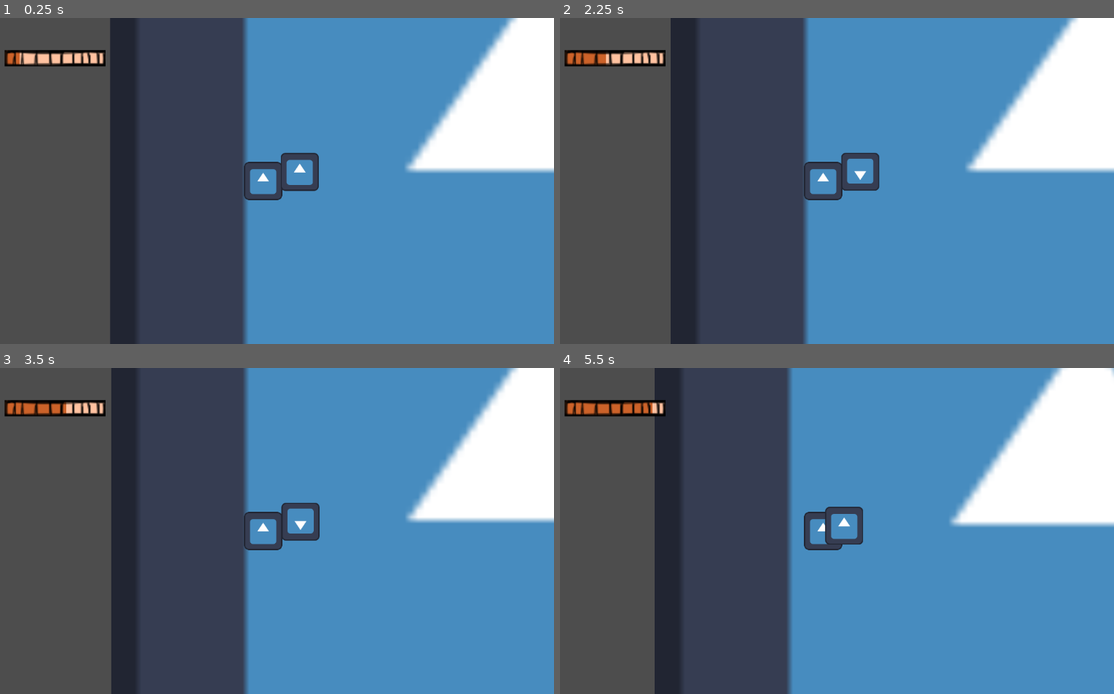
Above: before the commit, frames 1-4 (two rows, left to right).
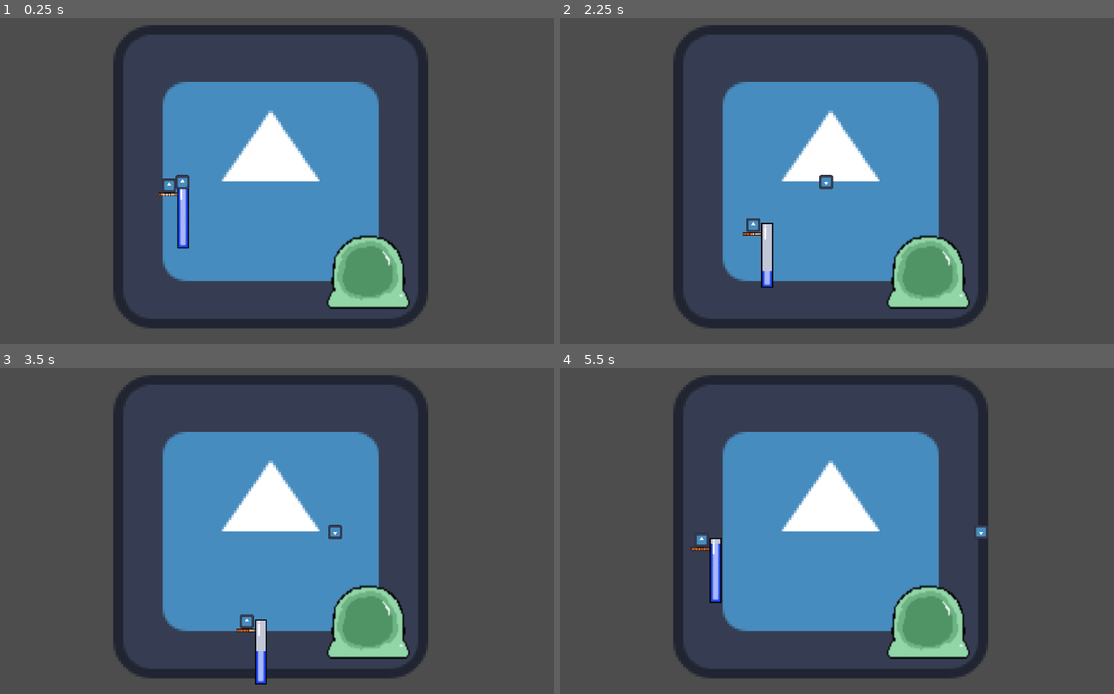
Above: after the commit, the same moments.

Repository: Eagleast/No_platform_the_game
Game: Godot game, scene res://Scenes/jumper_scene.tscn
Same seed, same stepped clock (60 frames per second), same inputs: the game is played once before the commit and once after it. The engine's default icon, where the game draws it, is replaced by a stand-in: a white triangle on a blue panel in a dark square.
Inputs (mouse positions are in pixels of both pictures, inside the frame that each line leads up to):
- Up to frame 1 (0.25 s): no input
- Up to frame 2 (2.25 s): tap Enter at 0.5 s; move the mouse to (953, 164) at 0.52 s; hold D (move_right, bound only after the commit) 0.53-1.28 s; tap Space (boost) at 0.6, 1.55, 2.1 s; tap Shift (dash, bound only after the commit) at 0.8, 1.35 s; move the mouse to (709, 197) at 1.27 s; hold S (move_down, bound only after the commit) 1.28-2.03 s; move the mouse to (881, 109) at 2.02 s; hold D (move_right, bound only after the commit) from 2.03 s (still down)
- Up to frame 3 (3.5 s): tap Shift (dash, bound only after the commit) at 2.3, 2.85 s; move the mouse to (232, 596) at 2.77 s; release D (move_right, bound only after the commit) at 2.78 s; hold W (move_up, bound only after the commit) from 2.78 s (still down); tap Space (boost) at 3.05 s
- Up to frame 4 (5.5 s): move the mouse to (997, 579) at 3.52 s; release W (move_up, bound only after the commit) at 3.53 s; hold A (move_left, bound only after the commit) 3.53-5.03 s; tap Space (boost) at 3.6, 4.55, 5.1 s; tap Shift (dash, bound only after the commit) at 3.8, 4.35, 5.3 s; tap R (reset) at 4.15 s; move the mouse to (648, 482) at 4.27 s; move the mouse to (853, 531) at 5.02 s; hold S (move_down, bound only after the commit) from 5.03 s (still down)

The runs differ from the first frame. In frame 1, 58% of the frame differs, in the area x 0-100%, y 0-100%; in frame 2, 59%; in frame 3, 59%; in frame 4, 59%.

Commit message:
ui following player and dash ui

Diff:
--- /dev/null
+++ b/Scenes/Ui/fuel_lvl.tscn
@@ -0,0 +1,17 @@
+[gd_scene load_steps=4 format=3 uid="uid://cagysqgd3nyht"]
+
+[ext_resource type="Texture2D" uid="uid://b44y58jte2cpy" path="res://Assets/UI/Fuel_bar/back.png" id="1_yx1f7"]
+[ext_resource type="Texture2D" uid="uid://bh87gplpyxxw2" path="res://Assets/UI/Fuel_bar/front.png" id="2_pedb4"]
+[ext_resource type="Texture2D" uid="uid://dlagrhv56p0yt" path="res://Assets/UI/Fuel_bar/progress.png" id="3_5qxg8"]
+
+[node name="Fuel_lvl" type="TextureProgressBar"]
+offset_left = 64.0
+offset_top = 64.0
+offset_right = 164.0
+offset_bottom = 80.0
+max_value = 1.0
+step = 0.01
+value = 1.0
+texture_under = ExtResource("1_yx1f7")
+texture_over = ExtResource("2_pedb4")
+texture_progress = ExtResource("3_5qxg8")
--- a/Scenes/Ui/ui.gd
+++ b/Scenes/Ui/ui.gd
@@ -1,12 +1,12 @@
-extends CanvasLayer
+extends Node
 
-@onready var fuel_lvl = $Control/MarginContainer/VBoxContainer/HBoxContainer/Fuel_lvl
 @onready var score_label = $scoreLabel
 @onready var fuel_label = $fuelLabel
+@onready var fuel_lvl = $"../Control/Fuel_lvl"
 
-func _on_fuel_lvl(fuel_lvl_player, max_fuel_player):
+func fuel_lvl_update(fuel_lvl_player, max_fuel_player):
 	fuel_lvl.value = fuel_lvl_player / max_fuel_player
 	fuel_label.text ="Fuel level : %04d/%s" % [int(fuel_lvl_player),max_fuel_player]
 
-func score_update():
-	score_label.text="bonjour"
+#func score_update():
+	#score_label.text="bonjour"
--- a/Scenes/Ui/ui.tscn
+++ b/Scenes/Ui/ui.tscn
@@ -1,9 +1,6 @@
-[gd_scene load_steps=6 format=3 uid="uid://bqqyx7a8warb5"]
+[gd_scene load_steps=3 format=3 uid="uid://bqqyx7a8warb5"]
 
 [ext_resource type="Script" path="res://Scenes/Ui/ui.gd" id="1_t0ujw"]
-[ext_resource type="Texture2D" uid="uid://b44y58jte2cpy" path="res://Assets/UI/Fuel_bar/back.png" id="2_f2pyx"]
-[ext_resource type="Texture2D" uid="uid://bh87gplpyxxw2" path="res://Assets/UI/Fuel_bar/front.png" id="3_eegoq"]
-[ext_resource type="Texture2D" uid="uid://dlagrhv56p0yt" path="res://Assets/UI/Fuel_bar/progress.png" id="4_ojbfk"]
 
 [sub_resource type="Theme" id="Theme_1n4sg"]
 default_font_size = 40
@@ -20,33 +17,6 @@
 grow_vertical = 2
 scale = Vector2(2, 2)
 
-[node name="MarginContainer" type="MarginContainer" parent="Control"]
-layout_mode = 1
-anchors_preset = 15
-anchor_right = 1.0
-anchor_bottom = 1.0
-grow_horizontal = 2
-grow_vertical = 2
-theme_override_constants/margin_left = 32
-theme_override_constants/margin_top = 32
-theme_override_constants/margin_right = 32
-theme_override_constants/margin_bottom = 32
-
-[node name="VBoxContainer" type="VBoxContainer" parent="Control/MarginContainer"]
-layout_mode = 2
-
-[node name="HBoxContainer" type="HBoxContainer" parent="Control/MarginContainer/VBoxContainer"]
-layout_mode = 2
-
-[node name="Fuel_lvl" type="TextureProgressBar" parent="Control/MarginContainer/VBoxContainer/HBoxContainer"]
-layout_mode = 2
-max_value = 1.0
-step = 0.01
-value = 1.0
-texture_under = ExtResource("2_f2pyx")
-texture_over = ExtResource("3_eegoq")
-texture_progress = ExtResource("4_ojbfk")
-
 [node name="scoreLabel" type="Label" parent="."]
 visible = false
 offset_left = 588.0
--- a/Scenes/jumper_scene.tscn
+++ b/Scenes/jumper_scene.tscn
@@ -1,17 +1,17 @@
-[gd_scene load_steps=7 format=3 uid="uid://8l50u8maqmrn"]
+[gd_scene load_steps=6 format=3 uid="uid://8l50u8maqmrn"]
 
 [ext_resource type="PackedScene" uid="uid://dvr0nl20r1wci" path="res://Scenes/player/jumper.tscn" id="1_csb1s"]
 [ext_resource type="Texture2D" uid="uid://brtt04gm73rop" path="res://icon.svg" id="1_jxg68"]
-[ext_resource type="PackedScene" uid="uid://bqqyx7a8warb5" path="res://Scenes/Ui/ui.tscn" id="4_nxrw3"]
 [ext_resource type="PackedScene" uid="uid://28aqvkm6d43v" path="res://Scenes/world/death_zone.tscn" id="5_c5fig"]
 [ext_resource type="PackedScene" uid="uid://ccih1ofbh8min" path="res://Scenes/world/bumper.tscn" id="5_pty02"]
 
 [sub_resource type="RectangleShape2D" id="RectangleShape2D_mfd2g"]
 size = Vector2(4.34, 29.705)
 
-[node name="jumper_scene" type="Node2D"]
+[node name="main_scene" type="Node2D"]
 
 [node name="Background" type="Sprite2D" parent="."]
+texture_filter = 1
 position = Vector2(881, -65.25)
 scale = Vector2(22.6563, 21.9102)
 texture = ExtResource("1_jxg68")
@@ -52,10 +52,14 @@
 [node name="bumper" parent="." instance=ExtResource("5_pty02")]
 position = Vector2(12, -3)
 
-[node name="UI" parent="." instance=ExtResource("4_nxrw3")]
-
 [node name="death_zone" parent="." instance=ExtResource("5_c5fig")]
 position = Vector2(893, 974)
 
-[connection signal="fuel_lvl" from="Jumper" to="UI" method="_on_fuel_lvl"]
+[node name="Camera2D" type="Camera2D" parent="."]
+position = Vector2(-189, -27)
+rotation = -0.0217602
+scale = Vector2(22.9162, 4.64)
+offset = Vector2(1000, 0)
+zoom = Vector2(0.215, 0.215)
+
 [connection signal="area_entered" from="death_zone" to="Jumper" method="_on_death_zone_area_entered"]
--- /dev/null
+++ b/Scenes/player/Control.gd
@@ -0,0 +1,18 @@
+extends Node
+
+@onready var score_label = $scoreLabel
+@onready var fuel_label = $fuelLabel
+
+@onready var dash_bar = $dash_bar
+@onready var fuel_lvl = $Fuel_lvl
+
+func dash_reload_update(timer, time_left):
+	dash_bar.value = (timer - time_left) / timer
+	printerr(dash_bar.value)
+
+func fuel_lvl_update(fuel_lvl_player, max_fuel_player):
+	fuel_lvl.value = fuel_lvl_player / max_fuel_player
+	#fuel_label.text ="Fuel level : %04d/%s" % [int(fuel_lvl_player),max_fuel_player]
+
+#func score_update():
+	#score_label.text="bonjour"
--- a/Scenes/player/jumper.gd
+++ b/Scenes/player/jumper.gd
@@ -1,6 +1,7 @@
 extends RigidBody2D
 
 signal fuel_lvl()
+
 
 @onready var sprite_2d = $Sprite2D
 @onready var prout = $sound_holder/prout
@@ -8,6 +9,7 @@
 @onready var death_zone = $"../death_zone"
 @onready var dash_reloading = $Dash/dash_reloading
 @onready var dash_activation = $Dash/dash_activation
+@onready var ui = $Control
 
 var prev_vel = 0
 var moving = true
@@ -16,10 +18,10 @@
 var booster_fuel = 100
 var is_boosting = false
 var is_dead = false
-var dash = false
+var move_dir = Vector2(0,0)
 
-enum INPUT_SCHEMES {KEYBOARD_MOUSE, GAMEPAD}
-static var Input_scheme : INPUT_SCHEMES = INPUT_SCHEMES.GAMEPAD
+enum INPUT_SCHEMES {KEYBOARD, GAMEPAD}
+static var Input_scheme : INPUT_SCHEMES = INPUT_SCHEMES.KEYBOARD
 
 @export var max_booster_fuel = 1000
 @export var fuel_regen = 200
@@ -44,26 +46,22 @@
 		respawn()
 
 func _physics_process(delta):
-	var input_dir = handle_inputs() #handles input presses
-	move(input_dir) #makes the player move
+	handle_inputs() #handles input presses
+	move() #makes the player move
 	bump(prev_vel) #handles bumps with other players or environement
 	prev_vel = linear_velocity #needed so we dont use uptated velocitys when coliding.
 	boost(delta)
-	if dash:
-		try_dash(input_dir)
+	ui.dash_reload_update(dash_reloading.wait_time, dash_reloading.time_left)
 
 func _process(_delta):
 	pass
 	print(Engine.get_frames_per_second())
 
 func handle_inputs():
-	var input_dir:Vector2
-	if Input_scheme == INPUT_SCHEMES.GAMEPAD:
+	if Input_scheme == INPUT_SCHEMES.GAMEPAD or Input_scheme == INPUT_SCHEMES.KEYBOARD:
 		var input_dir_y = Input.get_axis("move_up", "move_down")
 		var input_dir_x = Input.get_axis("move_left", "move_right")
-		input_dir = Vector2(input_dir_x, input_dir_y)
-	elif Input_scheme == INPUT_SCHEMES.KEYBOARD_MOUSE:
-		input_dir = get_mouse_dir()
+		move_dir = Vector2(input_dir_x, input_dir_y)
 
 	if Input.is_action_pressed("reset"):
 		game_over()
@@ -72,9 +70,7 @@
 	if Input.is_action_just_released("boost"):
 		stop_boost()
 	if Input.is_action_just_pressed("dash"):
-		try_dash(input_dir)
-
-	return input_dir
+		try_dash()
 
 func boost(delta):
 	if is_boosting:
@@ -92,7 +88,7 @@
 		booster_fuel += fuel_regen * delta
 		if booster_fuel >= max_booster_fuel:
 			booster_fuel = max_booster_fuel
-	fuel_lvl.emit(booster_fuel, max_booster_fuel)
+	ui.fuel_lvl_update(booster_fuel, max_booster_fuel)
 
 func try_boost():
 	if booster_fuel > 0 and not is_boosting:
@@ -119,14 +115,14 @@
 	var global_dir : Vector2 = global_position - collider.global_position
 	return global_dir
 
-func get_mouse_dir() -> Vector2:
-	var screen_size = get_window().size
-	var mouse_pos = get_viewport().get_mouse_position()
-	var jump_direction = mouse_pos - Vector2(screen_size /2)
-	var true_jump_dir = jump_direction.normalized()
-	return true_jump_dir
+#func get_mouse_dir() -> Vector2:
+	#var screen_size = get_window().size
+	#var mouse_pos = get_viewport().get_mouse_position()
+	#var jump_direction = mouse_pos - Vector2(screen_size /2)
+	#var true_jump_dir = jump_direction.normalized()
+	#return true_jump_dir
 
-func move(move_dir):
+func move():
 	if moving:
 		var move_dir_speed = move_dir * thruster_speed
 		apply_central_force(move_dir_speed)
@@ -142,14 +138,10 @@
 func _on_death_zone_area_entered(_area):
 	game_over()
 
-func try_dash(player_dir):
-	if dash:
-		apply_central_impulse(player_dir * dash_force)
-		dash = false
-		dash_reloading.start()
-		return
+func try_dash():
 	if dash_reloading.is_stopped() and dash_activation.is_stopped():
 		dash_activation.start()
 
 func _on_dash_activation_timeout():
-	dash = true
+	apply_central_impulse(move_dir * dash_force)
+	dash_reloading.start()
--- a/Scenes/player/jumper.tscn
+++ b/Scenes/player/jumper.tscn
@@ -1,10 +1,15 @@
-[gd_scene load_steps=9 format=3 uid="uid://dvr0nl20r1wci"]
+[gd_scene load_steps=14 format=3 uid="uid://dvr0nl20r1wci"]
 
 [ext_resource type="Texture2D" uid="uid://brtt04gm73rop" path="res://icon.svg" id="1_5tifr"]
 [ext_resource type="Script" path="res://Scenes/player/jumper.gd" id="1_fuxu5"]
 [ext_resource type="AudioStream" uid="uid://dcvbovs46d1vn" path="res://Assets/prout_rire.mp3" id="3_km7f0"]
 [ext_resource type="Script" path="res://Scenes/player/AudioStreamPlayer2D.gd" id="4_sniod"]
 [ext_resource type="AudioStream" uid="uid://dmv16142jhys4" path="res://Assets/boosters_audio.mp3" id="5_0n3oh"]
+[ext_resource type="Script" path="res://Scenes/player/Control.gd" id="7_ima3r"]
+[ext_resource type="PackedScene" uid="uid://cagysqgd3nyht" path="res://Scenes/Ui/fuel_lvl.tscn" id="7_wat0y"]
+[ext_resource type="Texture2D" uid="uid://dwh1two4ddlc0" path="res://Assets/UI/dash_bar/Teinte_Saturation 1.png" id="8_v7vsj"]
+[ext_resource type="Texture2D" uid="uid://dsexnyfk5acq8" path="res://Assets/UI/dash_bar/front.png" id="9_hlcrt"]
+[ext_resource type="Texture2D" uid="uid://dsr6x0ursk86b" path="res://Assets/UI/dash_bar/progress.png" id="10_tgk0j"]
 
 [sub_resource type="PhysicsMaterial" id="PhysicsMaterial_acnxy"]
 rough = true
@@ -34,9 +39,6 @@
 [node name="CollisionShape2D" type="CollisionShape2D" parent="Area2D"]
 shape = SubResource("CircleShape2D_7wnkw")
 
-[node name="Camera2D" type="Camera2D" parent="."]
-zoom = Vector2(0.59, 0.59)
-
 [node name="sound_holder" type="Node2D" parent="."]
 unique_name_in_owner = true
 
@@ -51,11 +53,42 @@
 [node name="Dash" type="Node2D" parent="."]
 
 [node name="dash_reloading" type="Timer" parent="Dash"]
-wait_time = 5.352
+wait_time = 5.0
 one_shot = true
 
 [node name="dash_activation" type="Timer" parent="Dash"]
 wait_time = 0.1
 one_shot = true
 
+[node name="Control" type="Control" parent="."]
+layout_mode = 3
+anchors_preset = 0
+offset_left = -98.0
+offset_top = 68.0
+offset_right = -98.0
+offset_bottom = 68.0
+scale = Vector2(2, 2)
+script = ExtResource("7_ima3r")
+
+[node name="Fuel_lvl" parent="Control" instance=ExtResource("7_wat0y")]
+layout_mode = 0
+offset_left = 0.0
+offset_top = 0.0
+offset_right = 100.0
+offset_bottom = 16.0
+
+[node name="dash_bar" type="TextureProgressBar" parent="Control"]
+layout_mode = 0
+offset_left = 85.5
+offset_top = -43.0
+offset_right = 125.5
+offset_bottom = -3.0
+max_value = 1.0
+step = 0.01
+value = 1.0
+fill_mode = 3
+texture_under = ExtResource("8_v7vsj")
+texture_over = ExtResource("9_hlcrt")
+texture_progress = ExtResource("10_tgk0j")
+
 [connection signal="timeout" from="Dash/dash_activation" to="." method="_on_dash_activation_timeout"]
--- a/project.godot
+++ b/project.godot
@@ -35,25 +35,30 @@
 move_up={
 "deadzone": 0.5,
 "events": [Object(InputEventJoypadMotion,"resource_local_to_scene":false,"resource_name":"","device":-1,"axis":1,"axis_value":-1.0,"script":null)
+, Object(InputEventKey,"resource_local_to_scene":false,"resource_name":"","device":-1,"window_id":0,"alt_pressed":false,"shift_pressed":false,"ctrl_pressed":false,"meta_pressed":false,"pressed":false,"keycode":0,"physical_keycode":87,"key_label":0,"unicode":122,"echo":false,"script":null)
 ]
 }
 move_down={
 "deadzone": 0.5,
 "events": [Object(InputEventJoypadMotion,"resource_local_to_scene":false,"resource_name":"","device":-1,"axis":1,"axis_value":1.0,"script":null)
+, Object(InputEventKey,"resource_local_to_scene":false,"resource_name":"","device":-1,"window_id":0,"alt_pressed":false,"shift_pressed":false,"ctrl_pressed":false,"meta_pressed":false,"pressed":false,"keycode":0,"physical_keycode":83,"key_label":0,"unicode":115,"echo":false,"script":null)
 ]
 }
 move_left={
 "deadzone": 0.5,
 "events": [Object(InputEventJoypadMotion,"resource_local_to_scene":false,"resource_name":"","device":-1,"axis":0,"axis_value":-1.0,"script":null)
+, Object(InputEventKey,"resource_local_to_scene":false,"resource_name":"","device":-1,"window_id":0,"alt_pressed":false,"shift_pressed":false,"ctrl_pressed":false,"meta_pressed":false,"pressed":false,"keycode":0,"physical_keycode":65,"key_label":0,"unicode":113,"echo":false,"script":null)
 ]
 }
 move_right={
 "deadzone": 0.5,
 "events": [Object(InputEventJoypadMotion,"resource_local_to_scene":false,"resource_name":"","device":-1,"axis":0,"axis_value":1.0,"script":null)
+, Object(InputEventKey,"resource_local_to_scene":false,"resource_name":"","device":-1,"window_id":0,"alt_pressed":false,"shift_pressed":false,"ctrl_pressed":false,"meta_pressed":false,"pressed":false,"keycode":0,"physical_keycode":68,"key_label":0,"unicode":100,"echo":false,"script":null)
 ]
 }
 dash={
 "deadzone": 0.5,
 "events": [Object(InputEventJoypadButton,"resource_local_to_scene":false,"resource_name":"","device":-1,"button_index":1,"pressure":0.0,"pressed":true,"script":null)
+, Object(InputEventKey,"resource_local_to_scene":false,"resource_name":"","device":-1,"window_id":0,"alt_pressed":false,"shift_pressed":false,"ctrl_pressed":false,"meta_pressed":false,"pressed":false,"keycode":0,"physical_keycode":4194325,"key_label":0,"unicode":0,"echo":false,"script":null)
 ]
 }
Binary file added: Assets/UI/dash_bar/Teinte_Saturation 1.png
Not shown, added: Assets/UI/dash_bar/Teinte_Saturation 1.png.import
Binary file added: Assets/UI/dash_bar/front.png
Not shown, added: Assets/UI/dash_bar/front.png.import
Binary file added: Assets/UI/dash_bar/progress.png
Not shown, added: Assets/UI/dash_bar/progress.png.import
